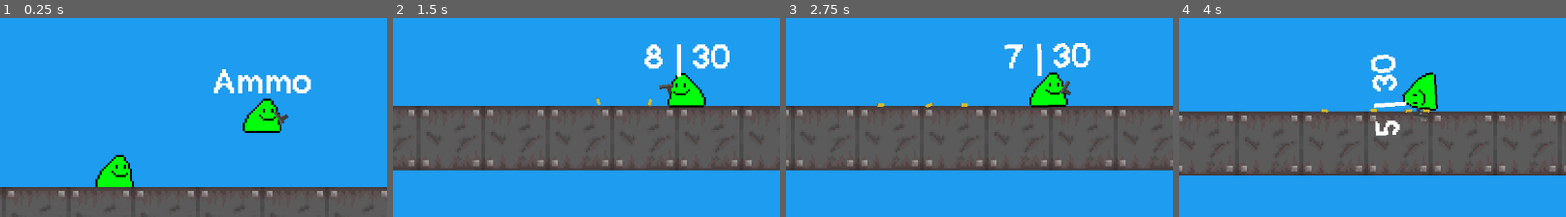
Above: before the commit, frames 1-4 (left to right).
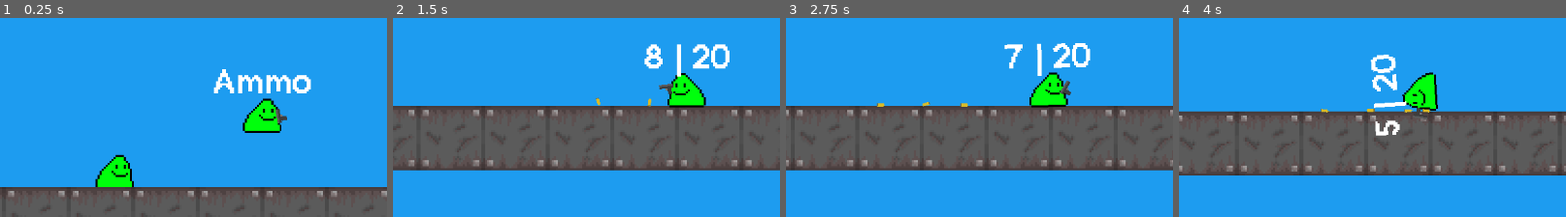
Above: after the commit, the same moments.

Repository: a0fefd/blobs-with-guns-remastered
Game: Godot game, scene res://scenes/levels/world.tscn
Same seed, same stepped clock (60 frames per second), same inputs: the game is played once before the commit and once after it.
Inputs (mouse positions are % of the whole screen's width and height, from its top left):
- Up to frame 1 (0.25 s): no input
- Up to frame 2 (1.5 s): move the mouse to (72, 40) at 0.52 s; press the mouse at (72, 40) at 0.53 s; move the mouse to (30, 51) at 1.27 s; release the mouse at (30, 51) at 1.28 s; click (30, 51) at 1.35 s
- Up to frame 3 (2.75 s): move the mouse to (60, 22) at 2.02 s; press the mouse at (60, 22) at 2.03 s
- Up to frame 4 (4 s): move the mouse to (45, 67) at 2.77 s; release the mouse at (45, 67) at 2.78 s; click (45, 67) at 2.85 s; move the mouse to (80, 62) at 3.52 s; press the mouse at (80, 62) at 3.53 s
The pictures show only the part of the screen within x 16-66%, y 27-77%; the shares and areas given below are measured in that part.

The runs differ from the first frame. In frame 1, 0.1% of the frame differs, in the area x 70-75%, y 45-54%; in frame 2, 0.2%; in frame 3, 0.3%, in the area x 35-74%, y 16-46%; in frame 4, 0.2%.

Commit message:
Add full auto

Diff:
--- a/scripts/gun.gd
+++ b/scripts/gun.gd
@@ -11,13 +11,14 @@
 @export var ammo: int = 30
 @export var eject_force := Vector2(0, -10000)
 @export var rounds_per_second: float = 10
+@export var full_auto := false
 @export var shell: PackedScene = preload("res://scenes/guns/shell.tscn")
 @export var bullet: PackedScene = preload("res://scenes/guns/bullet.tscn")
 
 var world
 var can_shoot := true
 var reloading := false
-var ammo_in_mag: int = mag_size
+var ammo_in_mag: int = 0
 var facing: Vector2
 
 @onready var animation_player: AnimationPlayer = get_node("AnimationPlayer")
@@ -29,14 +30,22 @@
 
 func _ready():
 	shoot_timer.wait_time = 1 / rounds_per_second
+	reload()
 
 
 func _process(_delta):
-	if Input.is_action_just_pressed("fire") and can_shoot and not reloading:
-		if ammo_in_mag > 0:
-			fire()
-		else:
-			reload()
+	if full_auto:
+		if Input.is_action_pressed("fire") and can_shoot and not reloading:
+			if ammo_in_mag > 0:
+				fire()
+			else:
+				reload()
+	else:
+		if Input.is_action_just_pressed("fire") and can_shoot and not reloading:
+			if ammo_in_mag > 0:
+				fire()
+			else:
+				reload()
 
 	if Input.is_action_just_pressed("reload") and ammo_in_mag != mag_size and not reloading:
 		reload()
